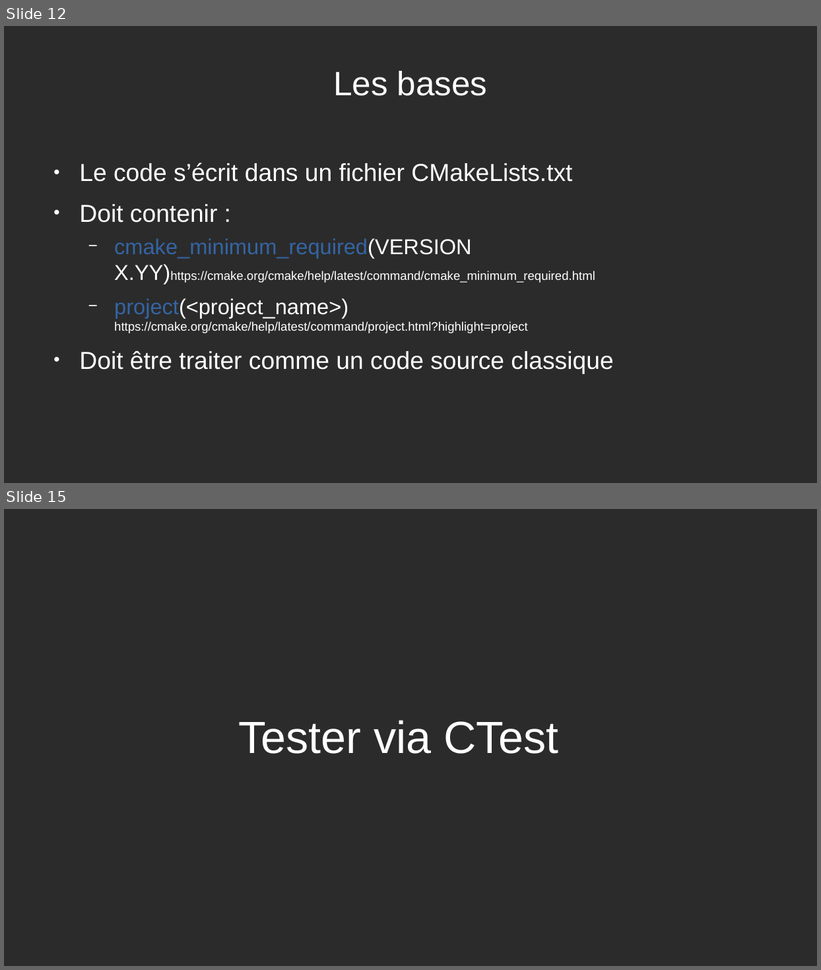
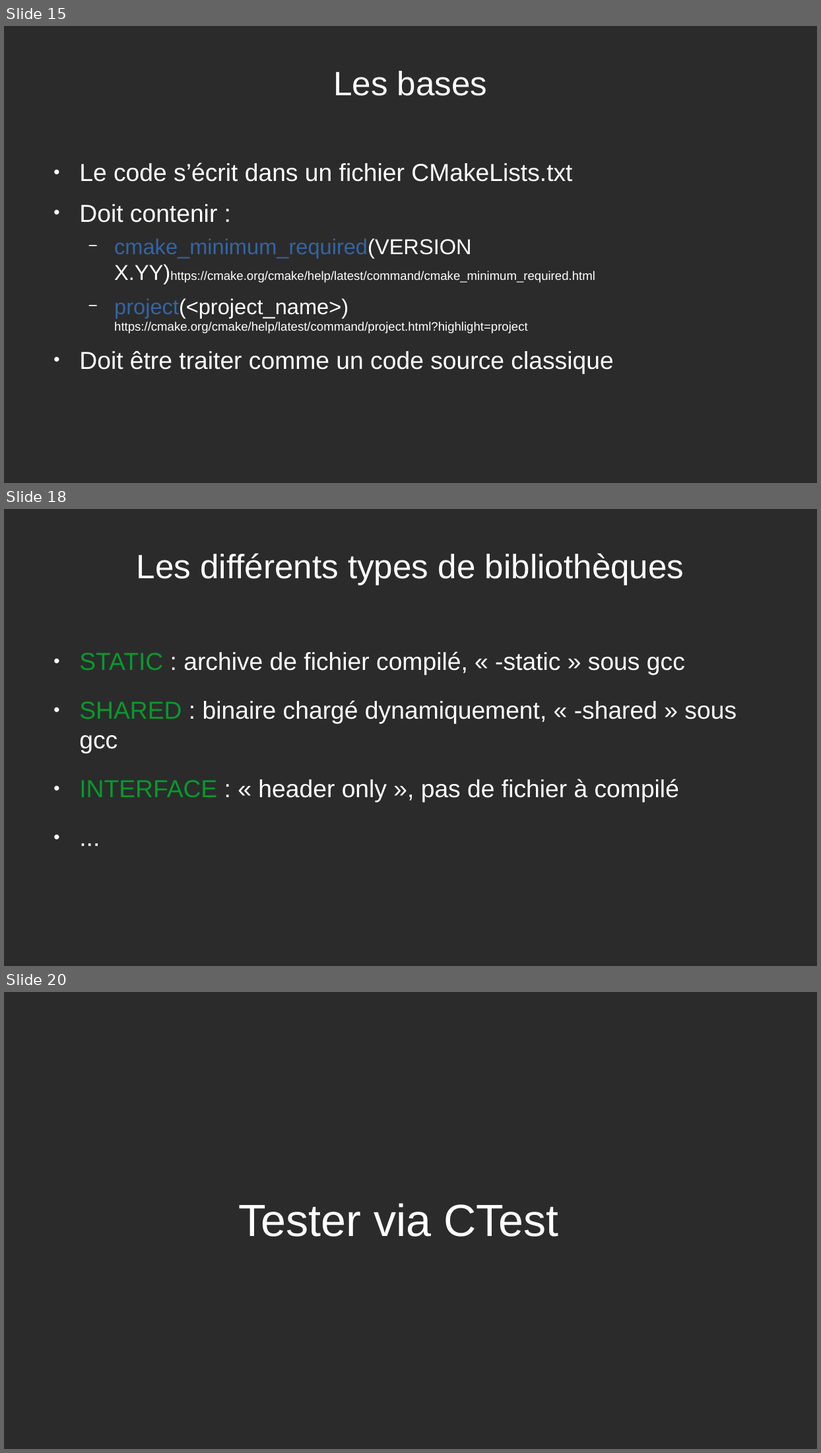
Before and after one commit to joeBlinx/Presentation_CMake, a slide deck: Presentation_CMake.odp. Shown one above the other, each under a label of ours: slides 12 and 15 before the commit, slides 15, 18 and 20 after it; the slides between them are not shown. The pictures are 821x970 and 821x1453 pixels, drawn with LibreOffice and Linux fonts; fonts in the diff are those of the drawing; background and template pictures are left out; a plain dark background stands for a picture behind light text. Boxes give left, top, right and bottom in pixels: in the first picture for what was removed or moved away, otherwise in the second. Text is boxed around its words. In the diff, an @@ line names an element or a change of style, - is before the commit and + after.

```diff
--- a/Presentation_CMake.odp
+++ b/Presentation_CMake.odp
@@ slide 18 added at [4,509,817,966], background picture (left out) @@
@@ title added at [137,553,684,586], 33 pt, text #FFFFFF @@
+Les différents types de bibliothèques
@@ text added at [79,652,737,803], 24 pt, text #FFFFFF @@
+● STATIC : archive de fichier compilé, « -static » sous gcc
+● SHARED : binaire chargé dynamiquement, « -shared » sous gcc
+● INTERFACE : « header only », pas de fichier à compilé
+● ...
@@ what was slide 12 is now slide 15 @@
@@ what was slide 15 is now slide 20 @@
```
Also in this commit, not shown: 6 slides changed, 5 other slides added, 1 slide removed.
